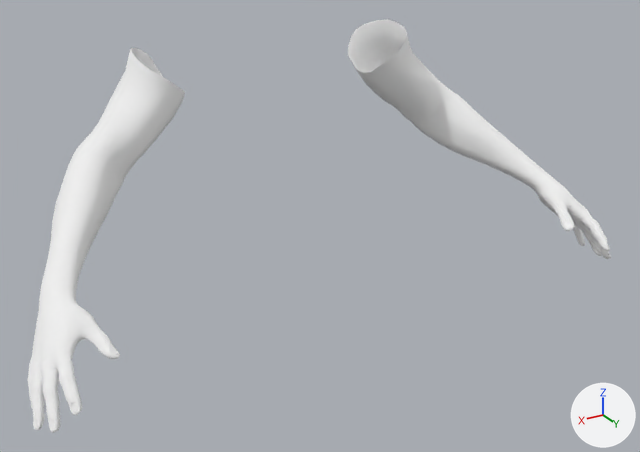
The glTF model assets/models/arms/fps_arms.glb as it was, and as the next commit left it.
Camera for both pictures: a 50 mm camera at (0.774, 1.298, 0.329) aimed at (0.016, 0.036, -0.303). The lights are fixed; the arrows at lower right show +X, +Y and +Z. The older version comes first. Where no turn or scale is listed for an object, it has been applied to the vertices.

The scene before the commit, as lines of its bpy script (objects in view):
```python
me_caucasian_male_1_body = bpy.data.meshes.new('caucasian_male_1:Body')
me_caucasian_male_1_body.from_pydata(...)  # 4098 vertices, 8152 faces; spans x -0.579..0.579, y -0.071..0.385, z -0.45..0.008
me_caucasian_male_1_body.materials.append(mat_material)  # white #ffffff
ob_caucasian_male_1_body = bpy.data.objects.new('caucasian_male_1:Body', me_caucasian_male_1_body)
ob_caucasian_male_1_body.location = (0.0, -0.153, 0.0)
```
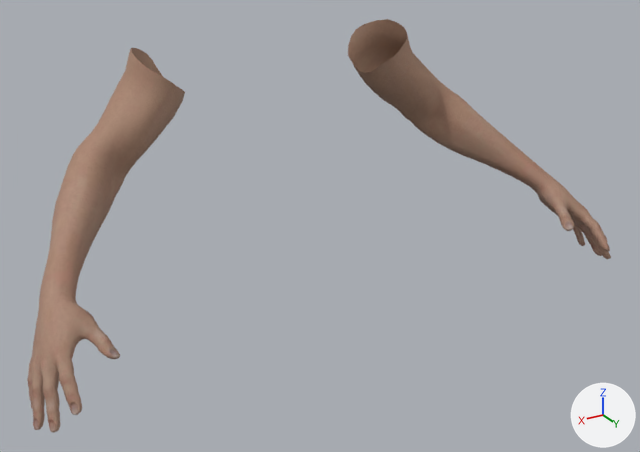
Where the newer file only moved an object's origin or applied its transform, the numbers keep the older frame.

What differs and where, as boxes (x1, y1, x2, y2) in the pictures (640 x 452 px):
```json
{"object": "caucasian_male_1:Body", "change": "recoloured", "before": [27, 19, 611, 433], "after": [27, 19, 611, 433]}
```

Edits to the scene script, one JSON object a line:
```json
{"op": "add", "block": "img_new_diff", "code": ["img_new_diff = load_image('new_diff', '_unpacked/new_diff', 1024, 1024, 'sRGB')"]}
{"op": "add", "block": "mat_pele", "code": ["mat_pele = principled_material('pele')", "mat_pele.texture = img_new_diff", "mat_pele.roughness = 0.7"]}
{"block": "me_caucasian_male_1_body", "where": "me_caucasian_male_1_body.from_pydata(...)  # 4098 vertices, 8152 faces; spans x -0.579..0.579, y -0.071..0.385, z -0.45..0.008"}
{"op": "remove", "block": "me_caucasian_male_1_body", "code": "me_caucasian_male_1_body.materials.append(mat_material)  # white #ffffff"}
{"op": "add", "block": "me_caucasian_male_1_body", "code": "me_caucasian_male_1_body.materials.append(mat_pele)  # picture img_new_diff"}
```
